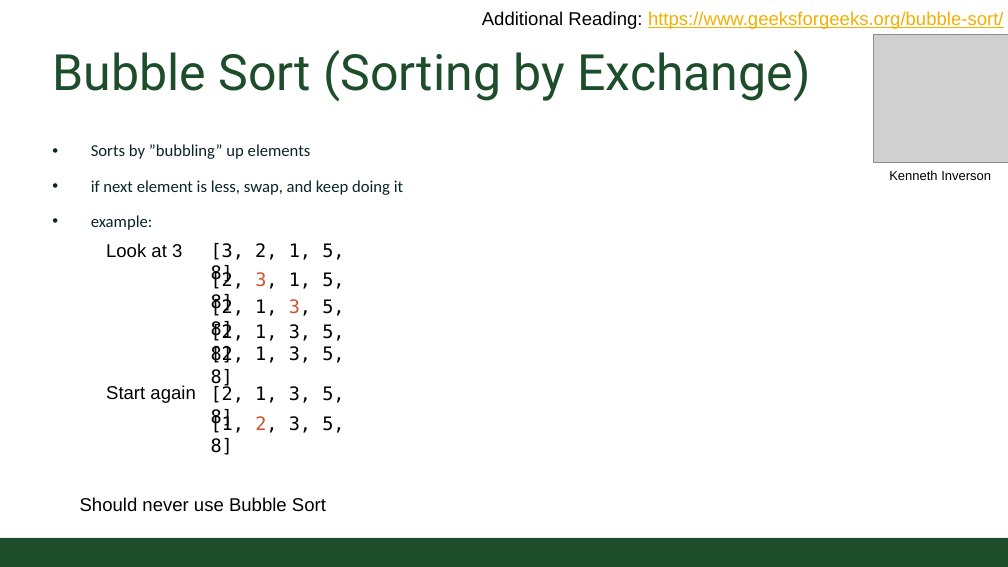
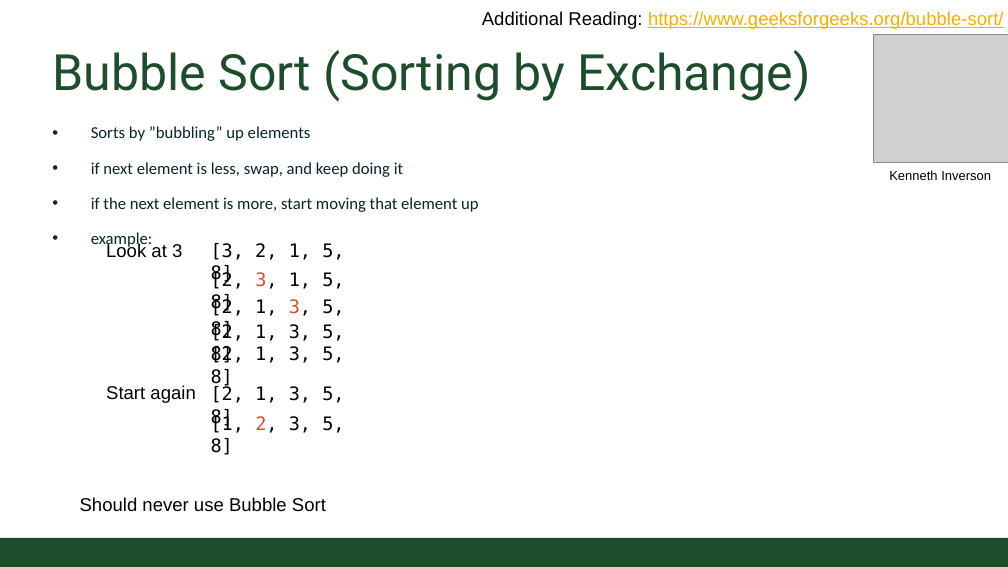
Before and after one commit to CSU-CompSci-CS163-4/Handouts, a slide deck: slide 5 of slides/On-Campus/14_02_SearchingAndSorting.pptx. Drawn at 1008x567 pixels with LibreOffice and Linux fonts; fonts in the diff are those of the drawing; grey boxes stand for pictures; background and template pictures are left out. Boxes give left, top, right and bottom in pixels: in the first picture for what was removed or moved away, otherwise in the second. Text is boxed around its words. In the diff, an @@ line names an element or a change of style, - is before the commit and + after.

Commit message:
updated with bubble practice

```diff
--- a/slides/On-Campus/14_02_SearchingAndSorting.pptx
+++ b/slides/On-Campus/14_02_SearchingAndSorting.pptx
@@ text "Sorts by ”bubbling” up elements": place and size @@
-text "Sorts by ”bubbling” up elements" at bbox=[91, 144, 403, 230]
+text "Sorts by ”bubbling” up elements" at bbox=[91, 126, 478, 248]
@@ text at bbox=[91, 197, 478, 212]: paragraph added @@
+• if the next element is more, start moving that element up
```
Also in this commit, not shown: 1 other slide changed, 1 slide added.
